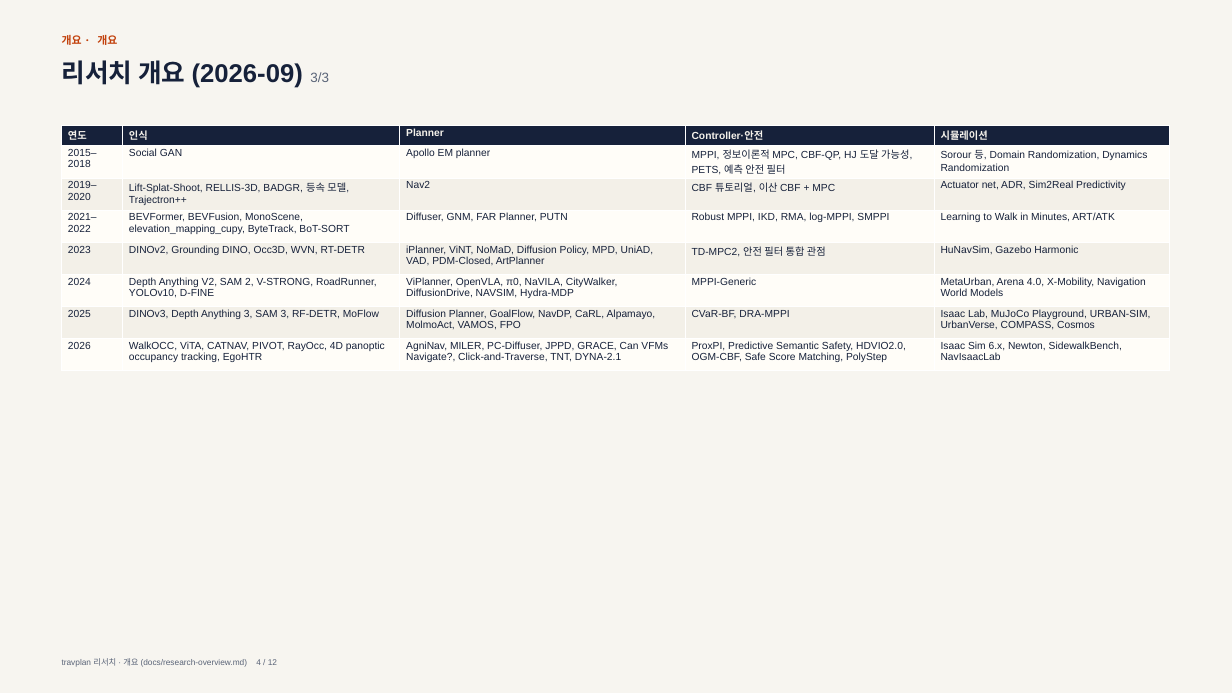
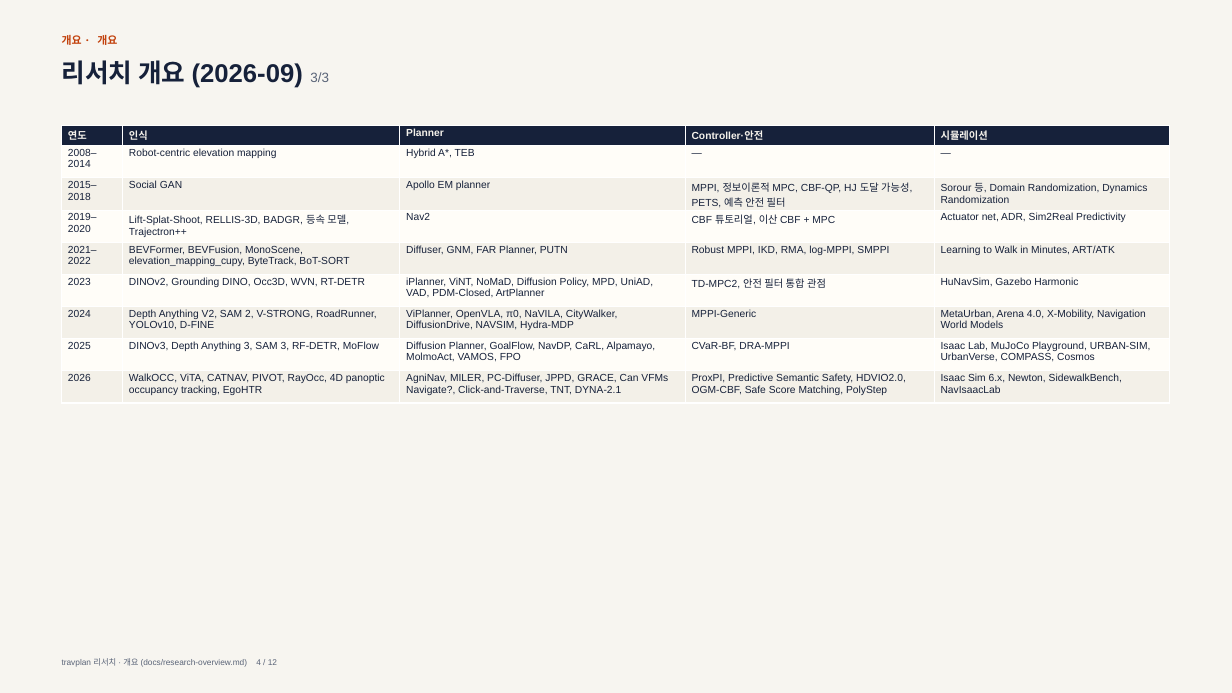
Before and after one commit to Geonhee-LEE/travplan-site, a slide deck: slide 4 of slides/research-overview/research-overview.pptx. Drawn at 1232x693 pixels with LibreOffice and Linux fonts; fonts in the diff are those of the drawing. Boxes give left, top, right and bottom in pixels: in the first picture for what was removed or moved away, otherwise in the second. Text is boxed around its words. In the diff, an @@ line names an element or a change of style, - is before the commit and + after.

```diff
--- a/slides/research-overview/research-overview.pptx
+++ b/slides/research-overview/research-overview.pptx
@@ table at (62, 126, 1171, 403) @@
+row 2: 2008–2014 | Robot-centric elevation mapping | Hybrid A*, TEB | — | —
```
Also in this commit, not shown: 2 other slides changed, 10 other files.
